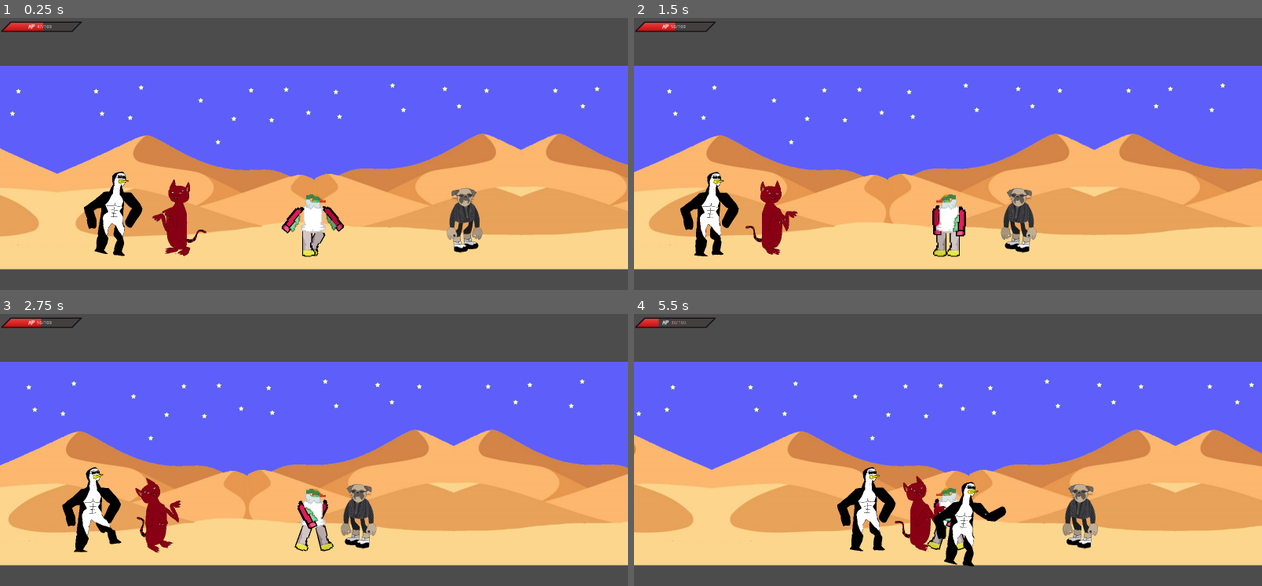
Above: before the commit, frames 1-4 (two rows, left to right).
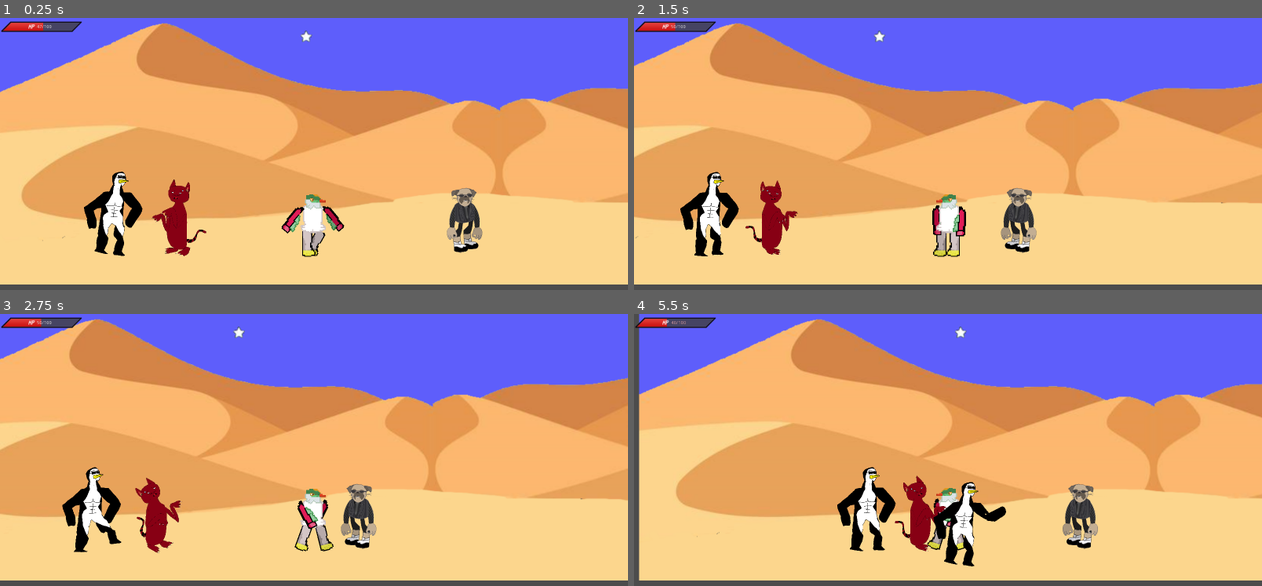
Above: after the commit, the same moments.

Repository: GFinformaticien/26_02GameJam
Game: Godot game, scene res://scenes/levels/principale.tscn
The game is run twice, just before and just after one commit, with the same random seed, the same clock (stepped at 60 frames per second) and the same inputs.
Inputs:
- Up to frame 1 (0.25 s): no input
- Up to frame 2 (1.5 s): tap Enter at 0.5 s; hold Right (ui_right) 0.53-1.28 s; hold Shift 0.53-1.28 s; hold Left (ui_left) from 1.28 s (still down); tap 1 at 1.35 s
- Up to frame 3 (2.75 s): release Left (ui_left) at 2.03 s; hold Right (ui_right) from 2.03 s (still down); hold 2 from 2.03 s (still down)
- Up to frame 4 (5.5 s): release 2 at 2.78 s; tap Ctrl at 2.85 s; release Right (ui_right) at 3.53 s; hold Shift 3.53-4.28 s; hold Left (ui_left) from 3.53 s (still down); tap 1 at 4.35 s; hold 2 from 5.03 s (still down)

The runs differ from the first frame. In frame 1, 64% of the frame differs, in the area x 0-100%, y 0-98%; in frame 2, 64%; in frame 3, 64%; in frame 4, 64%.

Commit message:
fix doggo

Diff:
--- a/scenes/levels/principale.tscn
+++ b/scenes/levels/principale.tscn
@@ -19,15 +19,15 @@
 [node name="Interface" parent="InterfaceLayer" instance=ExtResource( 6 )]
 
 [node name="mob" parent="." instance=ExtResource( 1 )]
-position = Vector2( 200, 423.544 )
+position = Vector2( 249.89, 715.759 )
 
 [node name="blanknode2D" parent="." instance=ExtResource( 2 )]
-position = Vector2( 800, 376.259 )
+position = Vector2( 849.89, 668.474 )
 
 [node name="UFTKA" parent="." groups=[
 "actors",
 ] instance=ExtResource( 4 )]
-position = Vector2( 800, 466.978 )
+position = Vector2( 849.89, 759.193 )
 
 [node name="Main camera" type="Camera2D" parent="UFTKA"]
 position = Vector2( -0.639282, -45.157 )
@@ -36,16 +36,16 @@
 current = true
 
 [node name="Background" type="Sprite" parent="."]
-position = Vector2( 24.2406, 299.851 )
-scale = Vector2( 1, 1.02517 )
+position = Vector2( 5455.16, 346.178 )
+scale = Vector2( 2, 2 )
 z_index = -2
 texture = ExtResource( 3 )
 
 [node name="Cat" parent="." instance=ExtResource( 7 )]
-position = Vector2( 388.318, 465.999 )
+position = Vector2( 438.209, 758.214 )
 
 [node name="Puggu" parent="." instance=ExtResource( 8 )]
-position = Vector2( 1255.11, 459.143 )
+position = Vector2( 1305, 751.358 )
 [connection signal="health_changed" from="UFTKA/Health" to="InterfaceLayer/Interface" method="_on_Health_health_changed"]
 
 [editable path="UFTKA"]
--- a/scenes/mobs/Puggu.tscn
+++ b/scenes/mobs/Puggu.tscn
@@ -92,7 +92,7 @@
 "values": [ 90.0002, 90.0002, 96.1, 90.0002 ]
 }
 tracks/7/type = "value"
-tracks/7/path = NodePath("hitbox/CollisionShape2D:disabled")
+tracks/7/path = NodePath("hurtbox/CollisionShape2D:disabled")
 tracks/7/interp = 1
 tracks/7/loop_wrap = true
 tracks/7/imported = false
@@ -314,18 +314,19 @@
 centered = false
 offset = Vector2( 0, -559 )
 
-[node name="hurtbox" type="RigidBody2D" parent="."]
+[node name="hibox" type="RigidBody2D" parent="."]
 position = Vector2( -470.926, -342.492 )
 collision_layer = 0
 mode = 3
 gravity_scale = 0.0
+contacts_reported = 120
 contact_monitor = true
 
-[node name="CollisionShape2D" type="CollisionShape2D" parent="hurtbox"]
+[node name="CollisionShape2D" type="CollisionShape2D" parent="hibox"]
 position = Vector2( 469.475, 340.948 )
 shape = SubResource( 3 )
 
-[node name="hitbox" type="RigidBody2D" parent="."]
+[node name="hurtbox" type="RigidBody2D" parent="."]
 position = Vector2( 584.164, 260.334 )
 collision_layer = 6
 collision_mask = 2147483648
@@ -333,8 +334,8 @@
 contact_monitor = true
 script = SubResource( 4 )
 
-[node name="CollisionShape2D" type="CollisionShape2D" parent="hitbox"]
+[node name="CollisionShape2D" type="CollisionShape2D" parent="hurtbox"]
 position = Vector2( -448.331, -325.843 )
 shape = SubResource( 5 )
 disabled = true
-[connection signal="body_entered" from="hurtbox" to="." method="_on_hurtbox_body_entered"]
+[connection signal="body_entered" from="hibox" to="." method="_on_hurtbox_body_entered"]
--- a/scripts/cat.gd
+++ b/scripts/cat.gd
@@ -50,9 +50,6 @@
 			if(timel - previoustimeflip > 1.5):
 				previoustimeflip = timel
 				testFlip()
-	else:
-		queue_free()
-
 #	pass
 func testFlip():
 	var scale = self.scale.x
@@ -146,8 +143,8 @@
 		state = "waiting"
 	else:
 		$AnimationPlayer.play("die")
+		alive = false
 		yield($AnimationPlayer, "animation_finished")
-		alive = false
 
 func force_action_end():
 	$AnimationPlayer.stop()
--- a/scripts/ia.gd
+++ b/scripts/ia.gd
@@ -53,8 +53,6 @@
 			if(timel - previoustimeflip > 1.5):
 				previoustimeflip = timel
 				testFlip()
-	else:
-		queue_free()
 #	pass
 func testFlip():
 	var scale = self.scale.x
@@ -163,8 +161,9 @@
 		state = "waiting"
 	else:
 		$AnimationPlayer.play("Die")
+		alive = false
 		yield($AnimationPlayer, "animation_finished")
-		alive = false
+		queue_free()
 
 func force_action_end():
 	$AnimationPlayer.stop()
--- a/scripts/puggu.gd
+++ b/scripts/puggu.gd
@@ -49,8 +49,6 @@
 			if(timel - previoustimeflip > 1.5):
 				previoustimeflip = timel
 				testFlip()
-	else:
-		queue_free()
 
 #	pass
 func testFlip():
@@ -127,7 +125,7 @@
 		if(tmp=="taunt"):
 			cd = 0.1
 		#inAction = cooldown(cd)# time attack = 1
-		yield($AnimationPlayer, "animation_finished")
+		#yield($AnimationPlayer, "animation_finished")
 		yield(get_tree().create_timer(cd), "timeout")
 
 		inAction = false
@@ -147,8 +145,9 @@
 		state = "waiting"
 	else:
 		#$AnimationPlayer.play("Die")
-		#yield($AnimationPlayer, "animation_finished")
 		alive = false
+		yield($AnimationPlayer, "animation_finished")
+		queue_free()
 
 func force_action_end():
 	$AnimationPlayer.stop()
@@ -158,5 +157,5 @@
 func _on_hurtbox_body_entered(body):
 	print("something")
 	if(body.name == "hitbox"):
-		$Health.take_damage(body.damage)
+		takehit(body.damage)
 		print("puggu")
